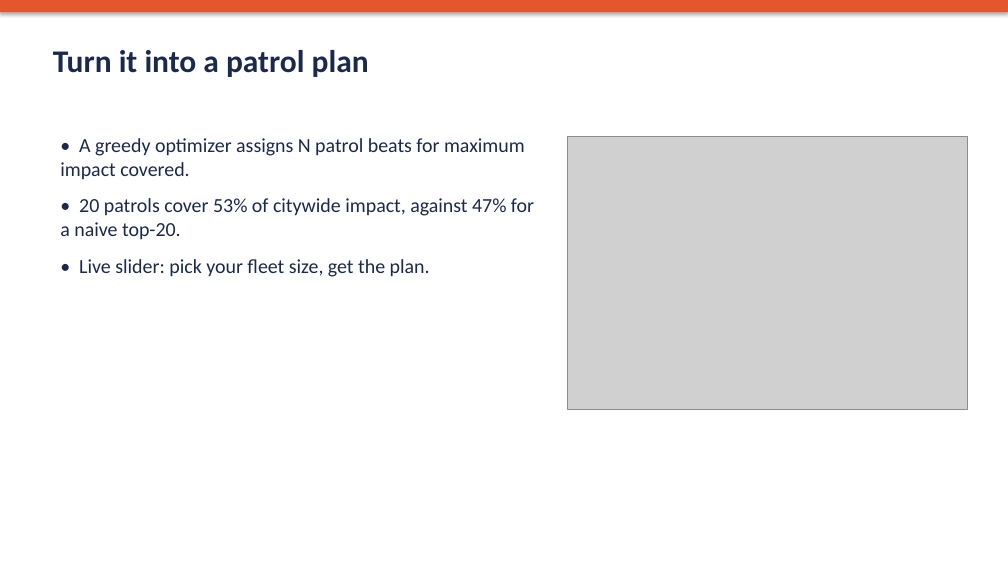
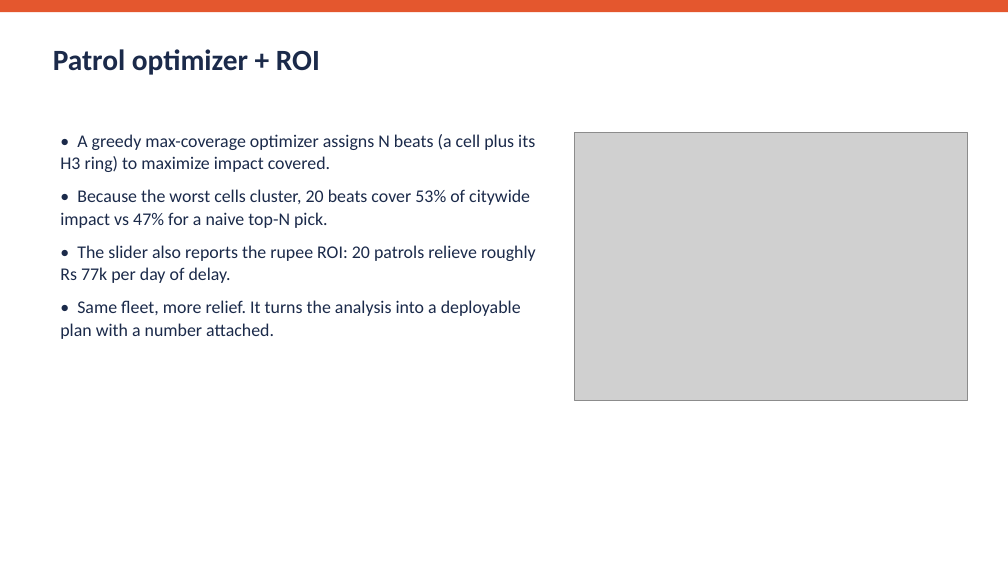
Before and after one commit to senku14x/Flipkart-Gridlock, a slide deck: slide 14 of submission/ParkPulse_Pitch_Deck.pptx (slide 9 before the commit). Drawn at 1008x567 pixels with LibreOffice and Linux fonts; fonts in the diff are those of the drawing; grey boxes stand for pictures. Boxes give left, top, right and bottom in pixels: in the first picture for what was removed or moved away, otherwise in the second. Text is boxed around its words. In the diff, an @@ line names an element or a change of style, - is before the commit and + after.

```diff
--- a/submission/ParkPulse_Pitch_Deck.pptx
+++ b/submission/ParkPulse_Pitch_Deck.pptx
@@ rectangle at box(0, 0, 1008, 12): shadow off @@
@@ text at box(53, 49, 320, 75): text changed; size 30 to 28 pt @@
-Turn it into a patrol plan
+Patrol optimizer + ROI
@@ text at box(60, 134, 536, 339): text changed; size 19 to 17 pt @@
-• A greedy optimizer assigns N patrol beats for maximum impact covered.
-• 20 patrols cover 53% of citywide impact, against 47% for a naive top-20.
-• Live slider: pick your fleet size, get the plan.
+• A greedy max-coverage optimizer assigns N beats (a cell plus its H3 ring) to maximize impact covered.
+• Because the worst cells cluster, 20 beats cover 53% of citywide impact vs 47% for a naive top-N pick.
+• The slider also reports the rupee ROI: 20 patrols relieve roughly Rs 77k per day of delay.
+• Same fleet, more relief. It turns the analysis into a deployable plan with a number attached.
@@ picture: place and size @@
-picture at box(567, 136, 968, 409)
+picture at box(575, 132, 968, 401)
```
Also in this commit, not shown: 4 other slides changed, 11 slides added, 8 slides removed, 1 other file.
